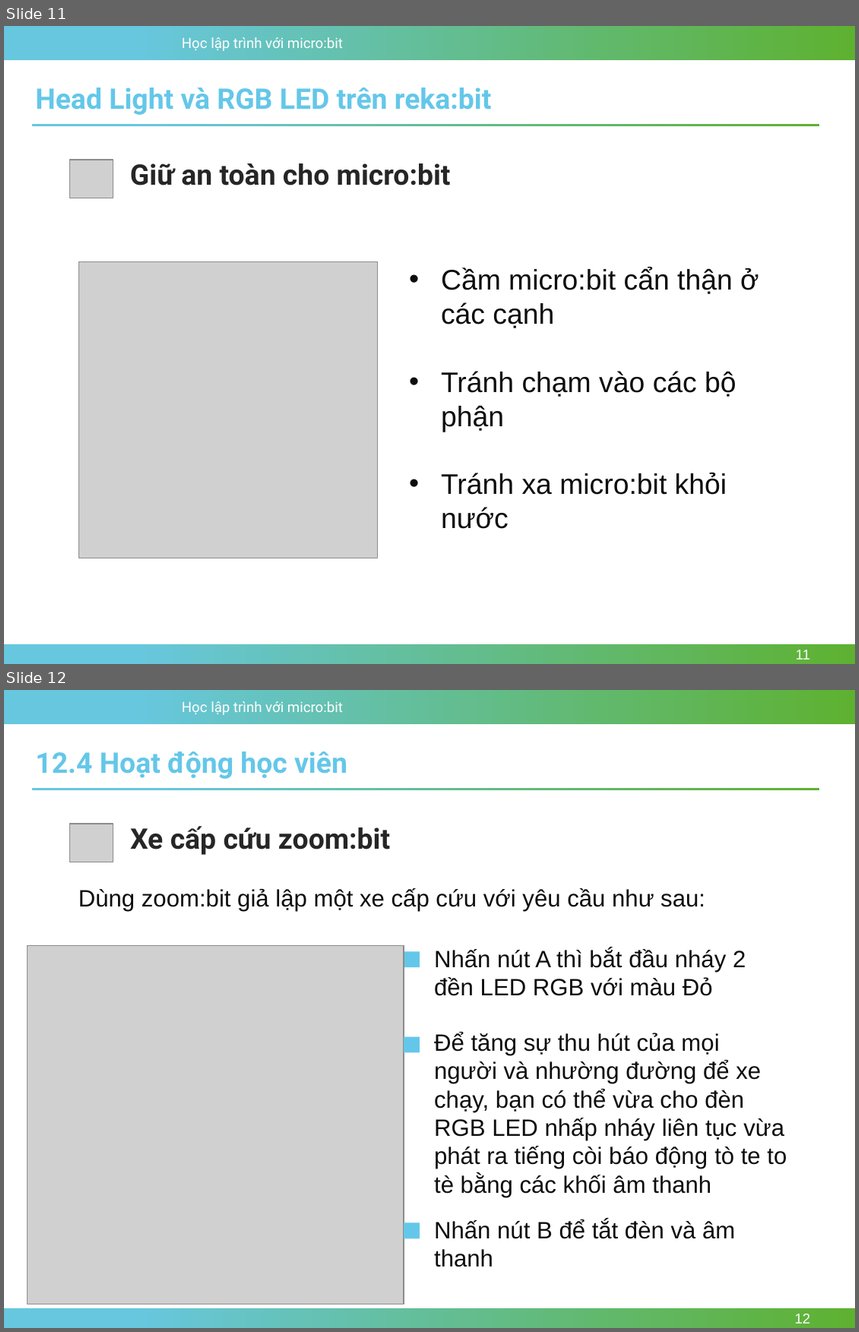
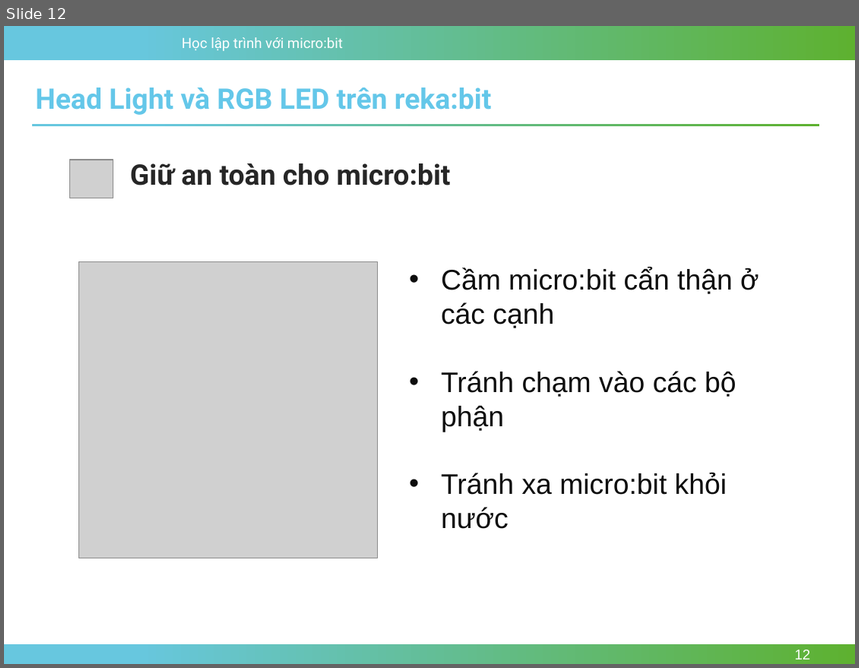
Before and after one commit to nhannn87dn/Learn-microbit, a slide deck: Lessions/Bai-16-Maker-Line-Sensor/Bai-16-Maker-Line-Sensor.pptx. Shown one above the other, each under a label of ours: slides 11 and 12 before the commit, slide 12 after it. The pictures are 859x1332 and 859x668 pixels, drawn with LibreOffice and Linux fonts; fonts in the diff are those of the drawing; grey boxes stand for pictures; background and template pictures are left out. Boxes give left, top, right and bottom in pixels: in the first picture for what was removed or moved away, otherwise in the second. Text is boxed around its words. In the diff, an @@ line names an element or a change of style, - is before the commit and + after.

```diff
--- a/Lessions/Bai-16-Maker-Line-Sensor/Bai-16-Maker-Line-Sensor.pptx
+++ b/Lessions/Bai-16-Maker-Line-Sensor/Bai-16-Maker-Line-Sensor.pptx
@@ slide 12 removed at (4, 690, 855, 1328), background #FFFFFF; not listed: 3 template elements that a slide beside it also shows @@
@@ text removed at (35, 752, 348, 779) @@
-12.4 Hoạt động học viên
@@ rectangle removed at (32, 788, 819, 790) @@
@@ picture removed at (70, 824, 113, 862) @@
@@ text removed at (130, 826, 390, 855) @@
-Xe cấp cứu zoom:bit
@@ text removed at (78, 888, 705, 911) @@
-Dùng zoom:bit giả lập một xe cấp cứu với yêu cầu như sau:
@@ picture removed at (27, 945, 403, 1304) @@
@@ rectangle removed at (404, 951, 420, 967) @@
@@ text removed at (434, 948, 746, 996) @@
-Nhấn nút A thì bắt đầu nháy 2 đền LED RGB với màu Đỏ
@@ rectangle removed at (404, 1037, 420, 1053) @@
@@ text removed at (434, 1032, 787, 1198) @@
-Để tăng sự thu hút của mọi người và nhường đường để xe chạy, bạn có thể vừa cho đèn RGB LED nhấp nháy liên tục vừa phát ra tiếng còi báo động tò te to tè bằng các khối âm thanh
@@ rectangle removed at (404, 1223, 420, 1239) @@
@@ text removed at (434, 1220, 735, 1268) @@
-Nhấn nút B để tắt đèn và âm thanh
@@ page number removed at (795, 1314, 811, 1324) @@
-12
@@ what was slide 11 is now slide 12 @@
@@ page number at (795, 650, 811, 660): text changed @@
-11
+12
```
Also in this commit, not shown: 3 slides changed, 9 slides added, 6 other slides removed, 2 other files.
